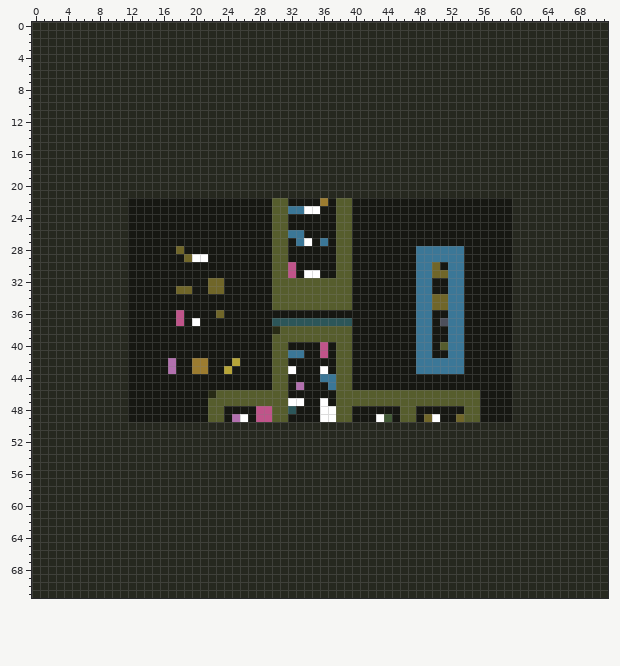
One commit to this sprite sheet: 156level.png. The picture above is the old version.
The file is 72x72 pixels.
Now the later version:
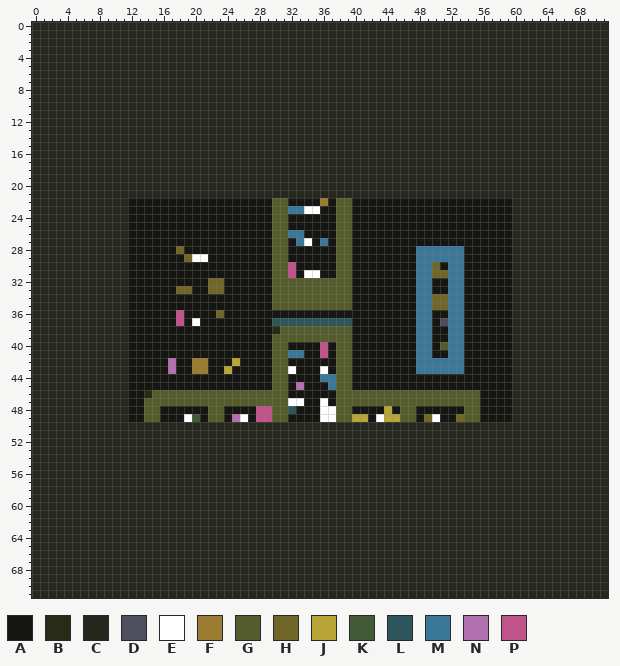
Palette (. is transparent): A #161712  B #282b15  C #26281f  D #4d505c  E #ffffff  F #9c7c30  G #565d2d  H #706629  J #b7a538  K #425a36  L #2c5659  M #3b7797  N #b270ae  P #c0548a
Diff:
@@ x 12..47 @@
 45 AAAAAAAAAAAAAAAAAAGGANAAAMGGAAAAAAAA
-46 AAAAAAAAAABGGGGGGGGGAAAAAAGGGGGGGGGG
-47 AAAAAAAAAAGGGGGGGGGGEEAAEAGGGGGGGGGG
-48 AAAAAAAAAAGGAAAAPPGGLAAAEEGGAAAAAAGG
-49 AAAAAAAAAAGGANEAPPGGAAAAEEGGAAAEKAGG
+46 AABGGGGGGGGGGGGGGGGGAAAAAAGGGGGGGGGG
+47 AAGGGGGGGGGGGGGGGGGGEEAAEAGGGGGGGGGG
+48 AAGGAAAAAAGGAAAAPPGGLAAAEEGGAAAAJAGG
+49 AAGGAAAEKAGGANEAPPGGAAAAEEGGJJAEJJGG
 50 CCCCCCCCCCCCCCCCCCCCCCCCCCCCCCCCCCCC
Where, in picture pixels (left, top, right, bottom), the same in both pictures:
changed: (144, 390, 216, 422)
changed: (352, 406, 400, 422)
